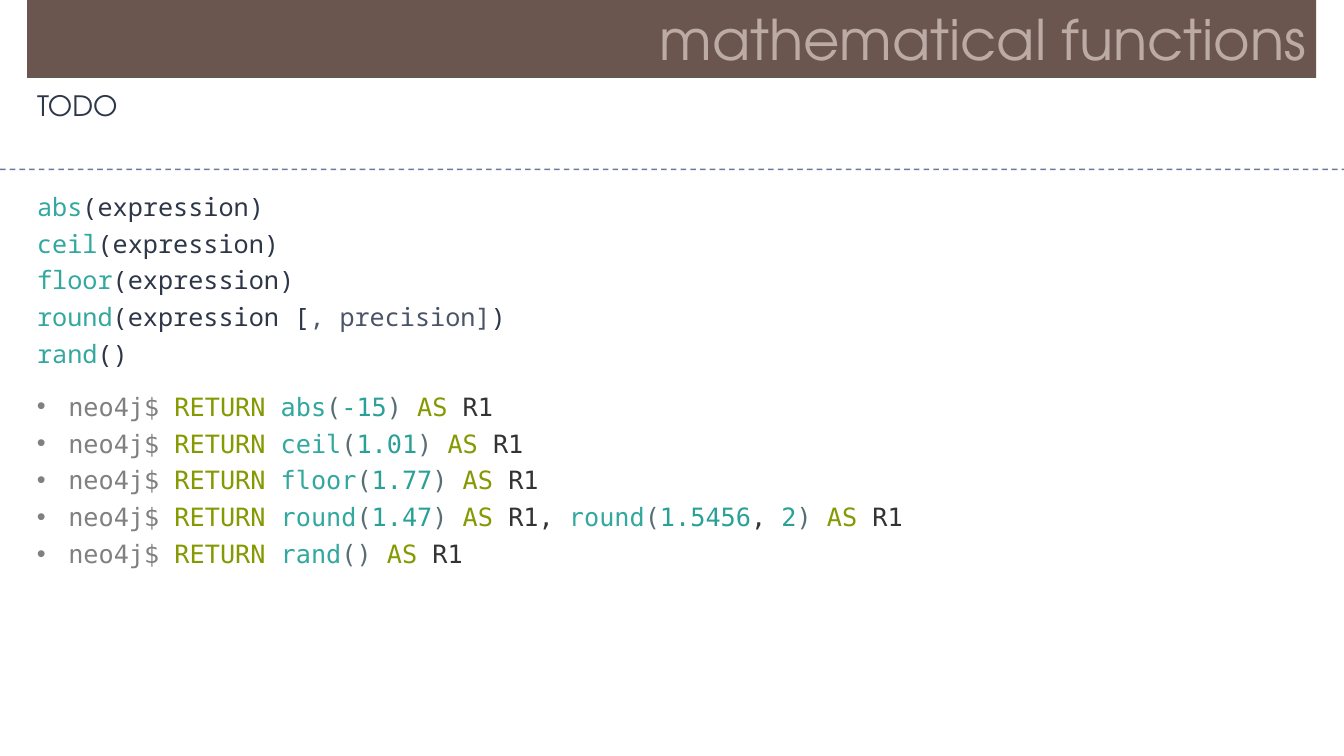
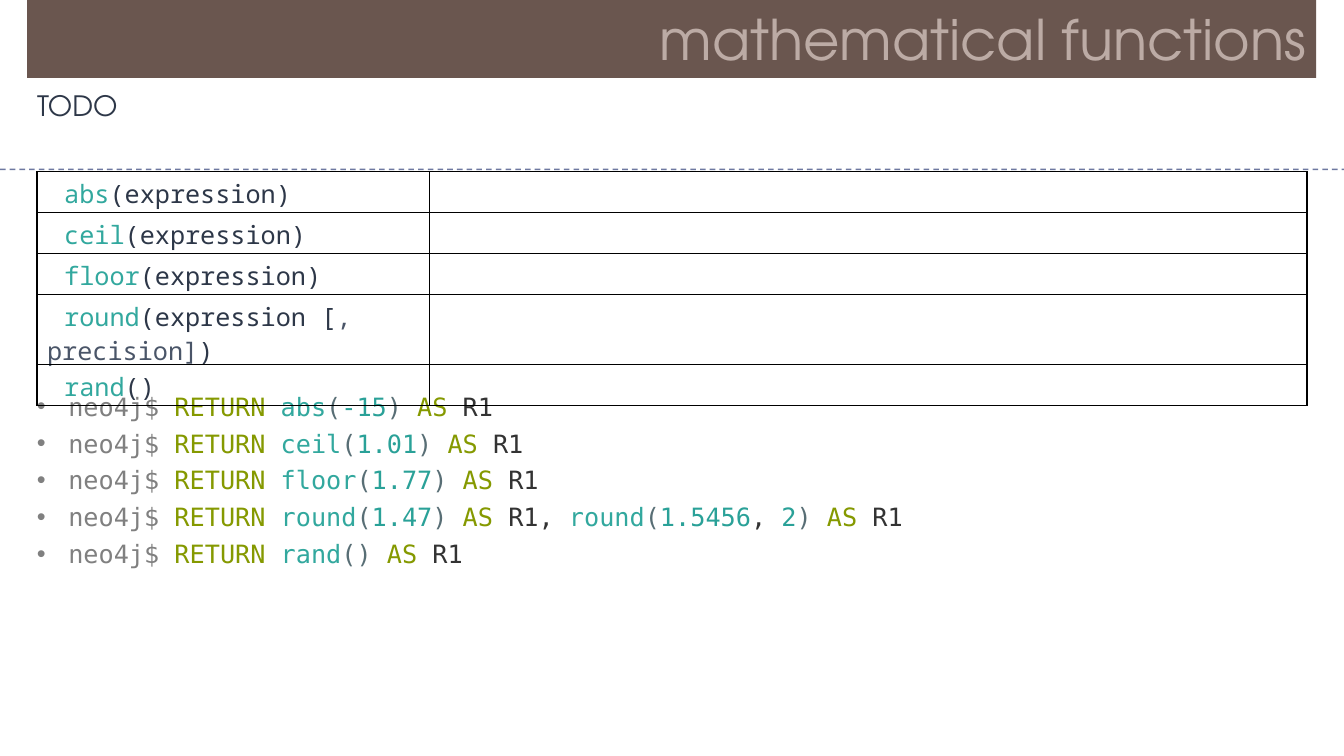
Before and after one commit to Saleel-Bagde/PPT-s, a slide deck: slide 26 of Neo4j.pptx. Drawn at 1344x756 pixels with LibreOffice and Linux fonts; fonts in the diff are those of the drawing. Boxes give left, top, right and bottom in pixels: in the first picture for what was removed or moved away, otherwise in the second. Text is boxed around its words. In the diff, an @@ line names an element or a change of style, - is before the commit and + after.

```diff
--- a/Neo4j.pptx
+++ b/Neo4j.pptx
@@ table added at box(37, 171, 1308, 407), 5 rows, 2 columns @@
+abs(expression) | 
+ceil(expression) | 
+floor(expression) | 
+round(expression [, precision]) | 
+rand() | 
@@ text removed at box(37, 197, 506, 367) @@
-abs(expression)
-ceil(expression)
-floor(expression)
-round(expression [, precision])
-rand()
```
Also in this commit, not shown: 10 other slides changed.
